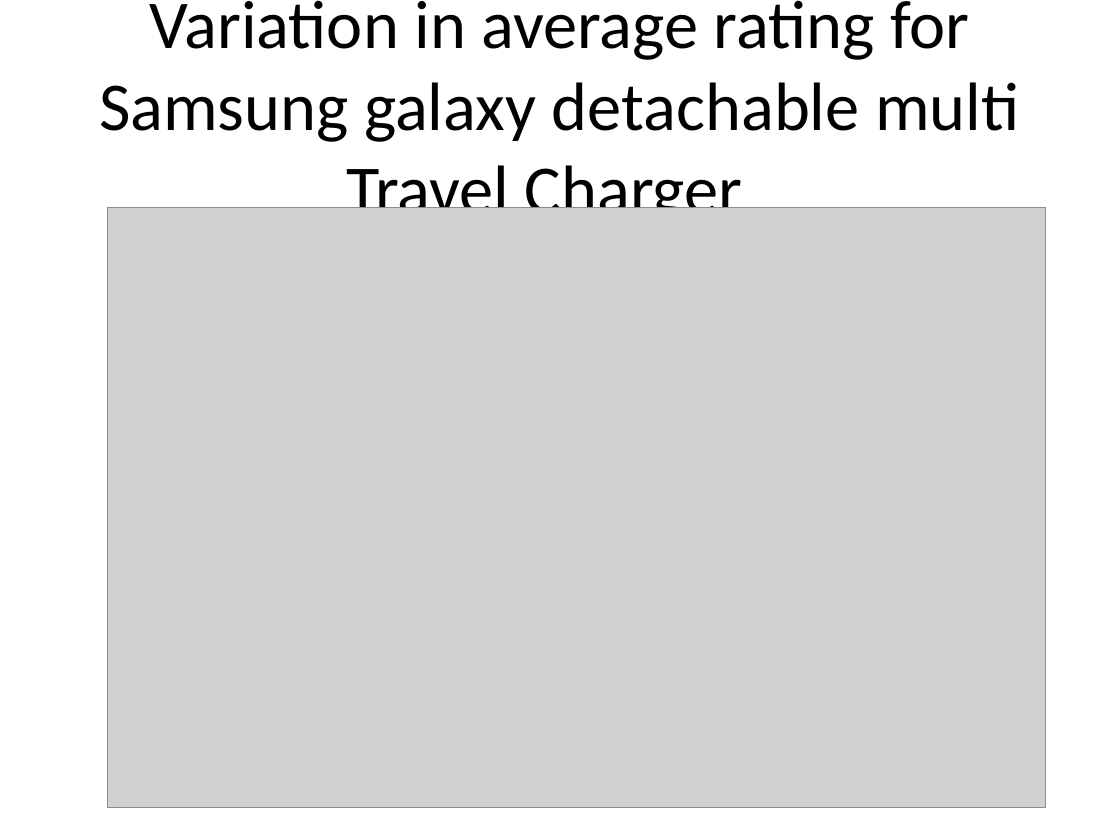
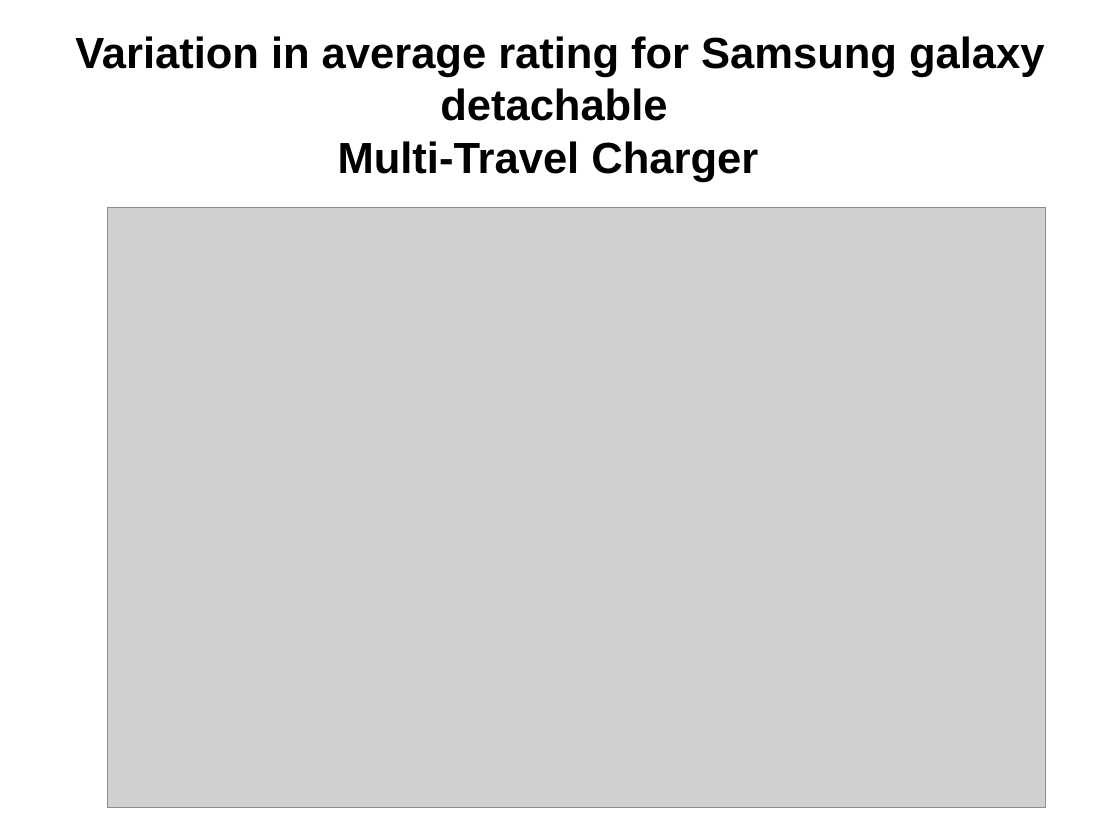
Before and after one commit to revanth83/kojak_git, a slide deck: slide 5 of Samsung_presentation_kojak.ppt. Drawn at 1120x840 pixels with LibreOffice and Linux fonts; fonts in the diff are those of the drawing; grey boxes stand for pictures. Boxes give left, top, right and bottom in pixels: in the first picture for what was removed or moved away, otherwise in the second. Text is boxed around its words. In the diff, an @@ line names an element or a change of style, - is before the commit and + after.

```diff
--- a/Samsung_presentation_kojak.ppt
+++ b/Samsung_presentation_kojak.ppt
@@ title at [75, 36, 1044, 182]: text changed; size 44 to 28 pt; font Calibri to Arial; bold on @@
-Variation in average rating for Samsung galaxy detachable multi Travel Charger
+Variation in average rating for Samsung galaxy detachable
+Multi-Travel Charger
```
Also in this commit, not shown: 4 other slides changed, 2 slides added, 1 slide removed.
